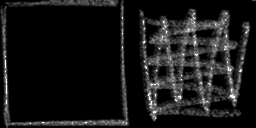
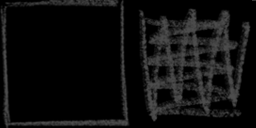
Two versions of the same layered image (256x128). Layer-by-layer changes:
pixels changed over (x1=0, y1=0, x2=256, y2=128) (layer not identified)
